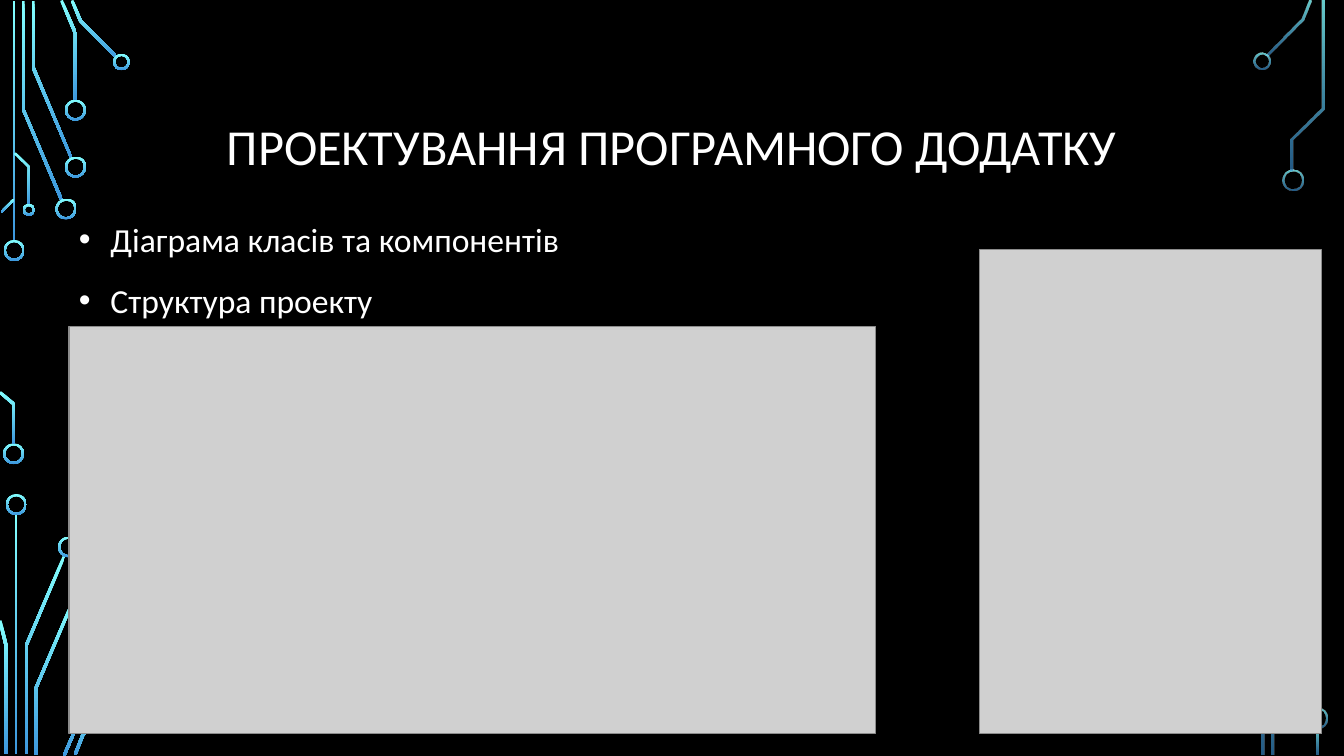
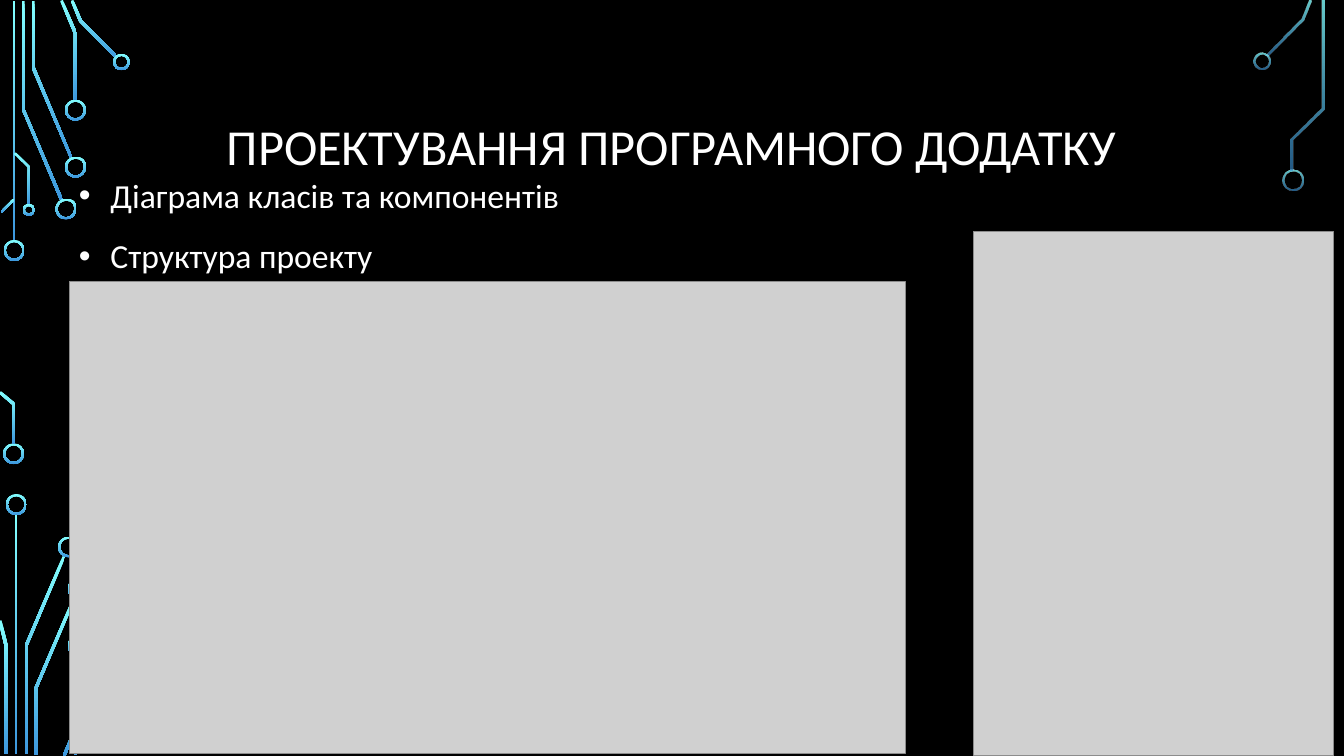
Before and after one commit to Raimhal/Fractator, a slide deck: slide 8 of Курсова презентація.pptx. Drawn at 1344x756 pixels with LibreOffice and Linux fonts; fonts in the diff are those of the drawing; grey boxes stand for pictures; background and template pictures are left out. Boxes give left, top, right and bottom in pixels: in the first picture for what was removed or moved away, otherwise in the second. Text is boxed around its words. In the diff, an @@ line names an element or a change of style, - is before the commit and + after.

```diff
--- a/Курсова презентація.pptx
+++ b/Курсова презентація.pptx
@@ text "Діаграма класів та компонентів": place and size @@
-text "Діаграма класів та компонентів" at (110,229,559,319)
+text "Діаграма класів та компонентів" at (110,185,559,274)
@@ picture: place and size @@
-picture at (980,250,1322,734)
+picture at (974,231,1334,756)
@@ picture: place and size @@
-picture at (70,327,876,734)
+picture at (70,282,905,754)
@@ freeform shape removed at (1307,708,1328,729) @@
```
Also in this commit, not shown: 2 other slides changed, 5 slides added, 4 slides removed, 9 other files.
